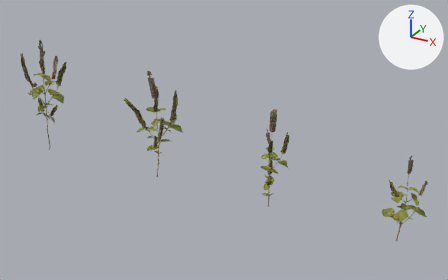
Before and after pictures for a commit that changed the glTF model battleship-yard/public/assets/models/shrub_03.glb.
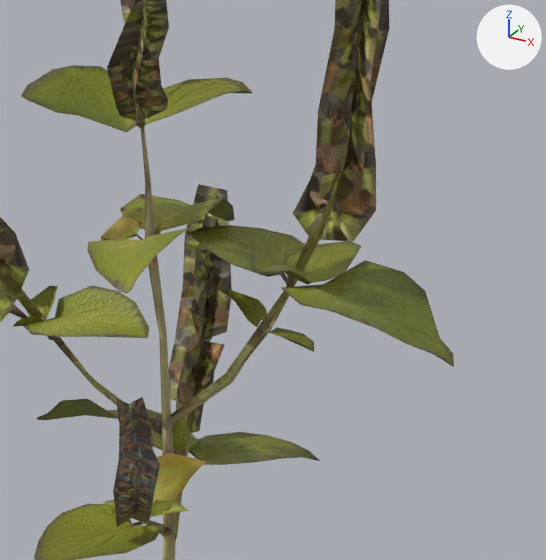
The first picture shows the older version from a camera (50 mm lens) standing at (1.506, -1.459, 0.912) and looking at (0.69, 0.026, 0.169). The close-ups show the older and then the newer version on the part from 32% to 43% of the width and 36% to 54% of the height of that picture. Only the edits that show in the close-ups are written down. The lights are fixed; the arrows at upper right show +X, +Y and +Z. Where no turn or scale is listed for an object, it has been applied to the vertices. Vertices at exactly the same position are counted once.

Objects in the first close-up: 'shrub_03_b'.
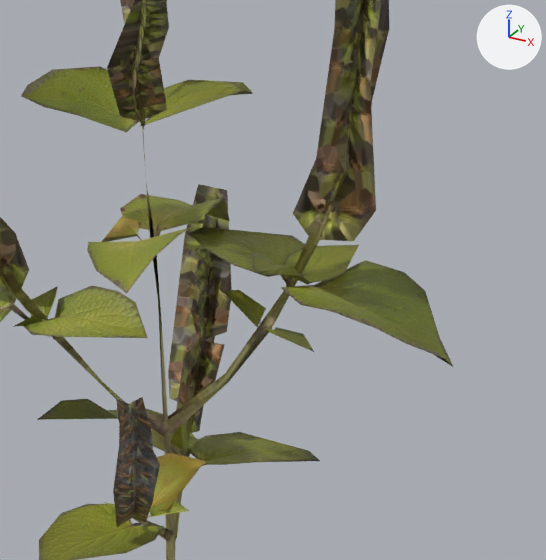
Edits to the scene script, one JSON object a line:
```json
{"block": "me_plane_054", "where": "# used by ob_shrub_03_b; location = (0.4572, 0.0008, 0.1754)"}
{"op": "remove", "block": "me_plane_054", "code": "me_plane_054.from_pydata(...)  # 801 vertices, 896 faces; spans x -0.092..0.092, y -0.061..0.061, z -0.176..0.176"}
{"op": "add", "block": "me_plane_054", "code": "me_plane_054.from_pydata(...)  # 494 vertices, 459 faces; spans x -0.092..0.092, y -0.061..0.061, z -0.176..0.176"}
{"block": "me_plane_054", "change": "me_plane_054 part 1: 1 vertex moved within x 0.003, y 0.021, z -0.055; 309 vertices removed from x -0.091..0.09, y -0.053..0.048, z -0.176..0.154; 3 vertices added at x 0.006..0.031, y 0.004..0.018, z -0.004..0.031"}
{"block": "me_plane_054", "change": "other edits to the shape of me_plane_054 do not show in these pictures"}
```

What differs and where, as boxes [x1, y1, x2, y2] in the close-ups (546 x 560 px):
```json
{"object": "shrub_03_b", "change": "reshaped", "before": [0, 0, 454, 560], "after": [0, 0, 453, 560]}
{"part": 1, "of": "me_plane_054", "change": "reshaped", "before": [0, 5, 454, 560], "after": [142, 127, 266, 449]}
```
